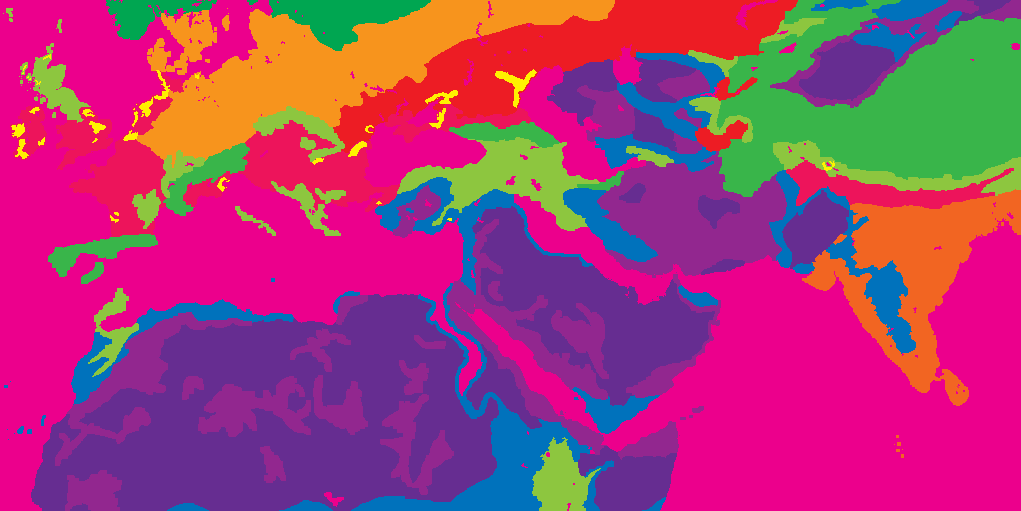
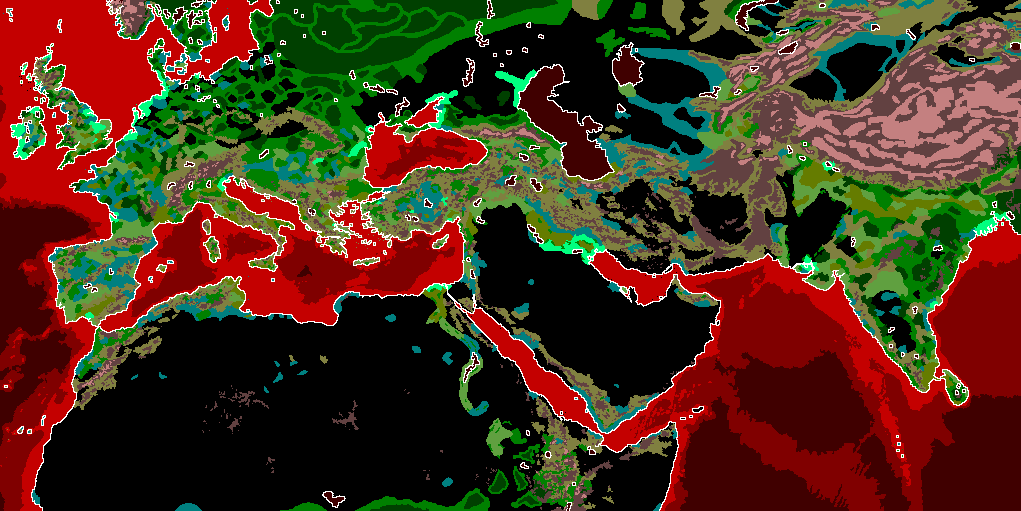
Layers edited between the first and the second 1021 x 511 image:
showed "map_ground_types", painted on it over 0, 0, 1021, 511
hid "map_climates", painted on it over 0, 0, 1021, 511
